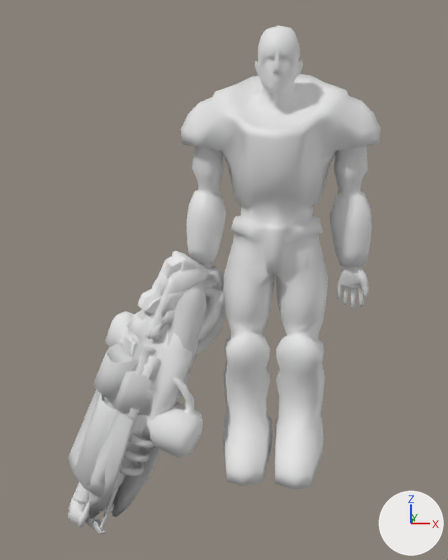
An edit to the Blender file Tools/Models/Players/commander.blend, drawn before and after from the same camera.
Both versions are drawn from a camera (50 mm lens) standing at (4.5, -87.7, 26.3) and looking at (-6.7, -4.3, 7.0). The lights are fixed; the arrows at lower right show +X, +Y and +Z.

The first picture shows 'beamgun', 'blaster', 'chaingun2', 'commander', 'flamethrower', 'newdisruptor', 'newrocketlauncher.001', 'smartgun', 'vaporizer', 'violator'.
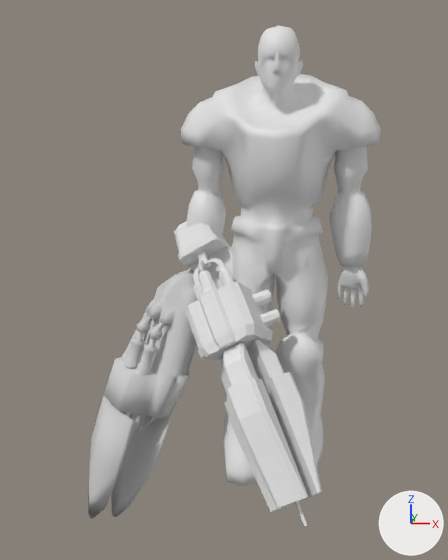
Pixel boxes (x1, y1, x2, y2) of what changed, in the pictures (448 x 560 px):
```json
{"object": "newviolator", "change": "added", "after": [174, 221, 322, 526]}
{"object": "vaporizer", "change": "hidden", "before": [68, 280, 224, 497]}
{"object": "smartgun", "change": "hidden", "before": [104, 267, 213, 454]}
{"object": "flamethrower", "change": "hidden", "before": [114, 336, 203, 490]}
{"object": "newrocketlauncher.001", "change": "hidden", "before": [74, 272, 224, 485]}
{"object": "blaster", "change": "hidden", "before": [123, 251, 226, 357]}
{"object": "violator", "change": "hidden", "before": [68, 262, 208, 527]}
{"object": "chaingun2", "change": "hidden", "before": [73, 311, 162, 512]}
{"object": "newdisruptor", "change": "hidden", "before": [86, 296, 207, 534]}
```

The change, as JSON lines over the scene's bpy script:
```json
{"op": "add", "block": "mat_none_newviolator_jpg", "code": ["mat_none_newviolator_jpg = diffuse_material('None_newviolator.jpg')", "mat_none_newviolator_jpg.base_color = (0.8, 0.8, 0.8)  # white #e7e7e7"]}
{"op": "add", "block": "me_newviolator", "code": ["me_newviolator = bpy.data.meshes.new('newviolator')", "me_newviolator.from_pydata(...)  # 830 vertices, 838 faces; spans x -56.4..-16.1, y -12.2..13.2, z 17.2..31.4", "me_newviolator.materials.append(mat_none_newviolator_jpg)  # its picture is missing"]}
{"op": "add", "block": "ob_blaster", "code": "ob_blaster.hide_viewport = True"}
{"op": "add", "block": "ob_newrocketlauncher_001", "code": "ob_newrocketlauncher_001.hide_viewport = True"}
{"op": "add", "block": "ob_violator", "code": "ob_violator.hide_viewport = True"}
{"op": "add", "block": "ob_vaporizer", "code": "ob_vaporizer.hide_viewport = True"}
{"op": "add", "block": "ob_smartgun", "code": "ob_smartgun.hide_viewport = True"}
{"op": "add", "block": "ob_flamethrower", "code": "ob_flamethrower.hide_viewport = True"}
{"op": "add", "block": "ob_chaingun2", "code": "ob_chaingun2.hide_viewport = True"}
{"op": "add", "block": "ob_newdisruptor", "code": "ob_newdisruptor.hide_viewport = True"}
{"op": "add", "block": "ob_newviolator", "code": ["ob_newviolator = bpy.data.objects.new('newviolator', me_newviolator)", "ob_newviolator.location = (9.1, 30.3, 19.1)", "ob_newviolator.rotation_euler = (-3.416, 4.249, 4.575)  # degrees (-196, 243, 262)", "ob_newviolator.scale = (1.01, 1.01, 1.01)"]}
```
